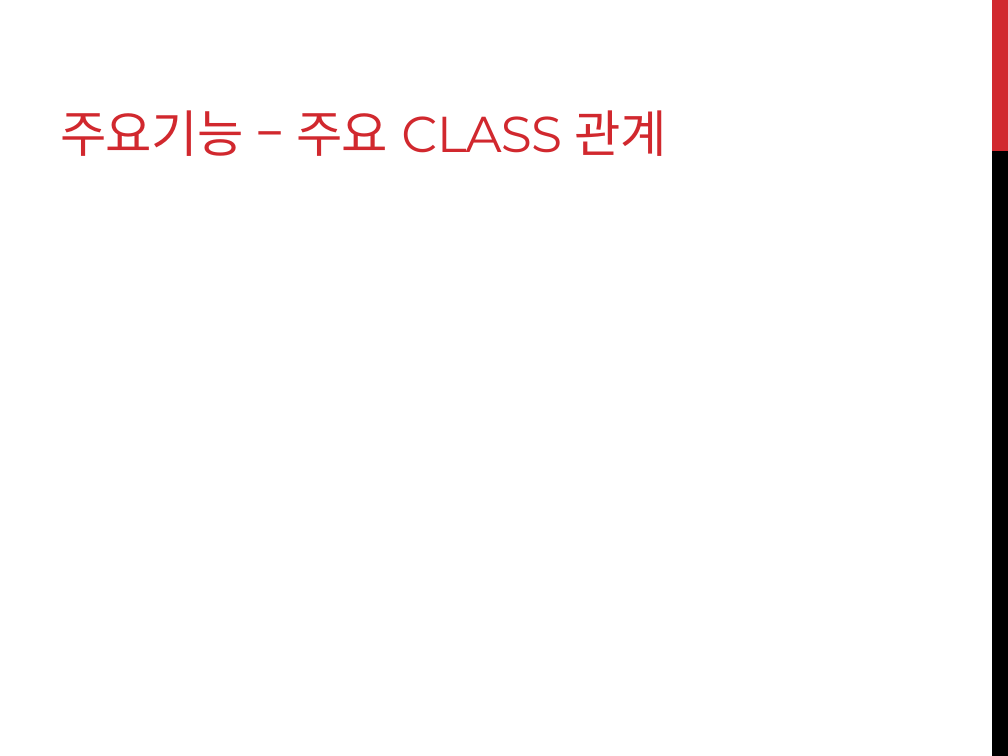
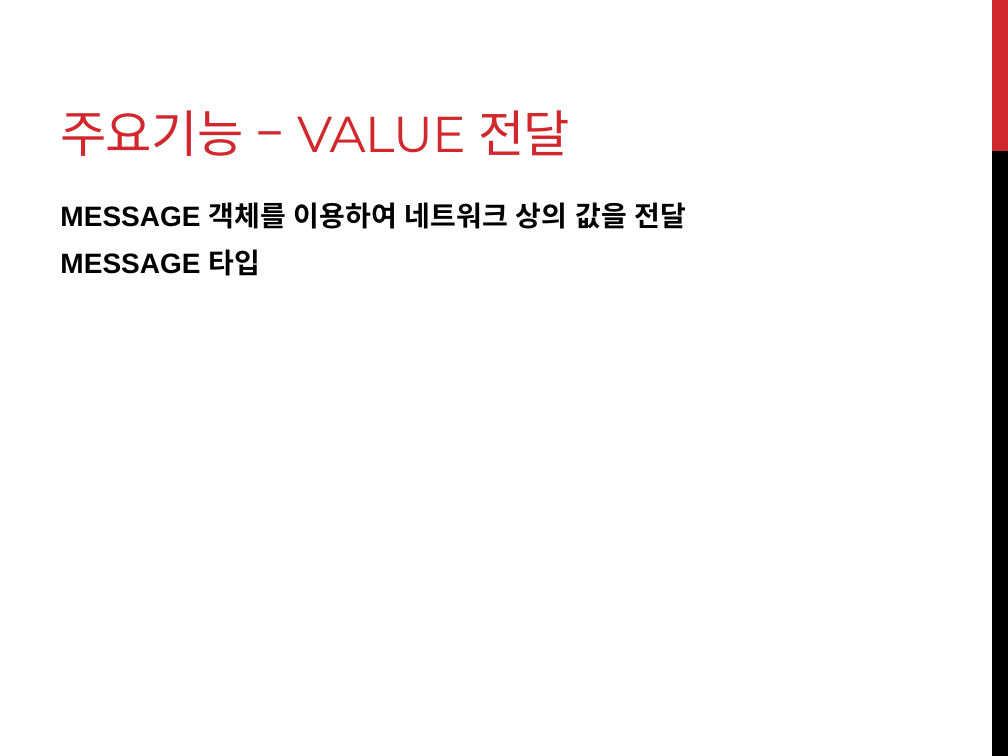
Before and after one commit to jinlee10/javaminiproj, a slide deck: slide 13 of Java_mini_proj_home/java_proj_PPT.pptx. Drawn at 1008x756 pixels with LibreOffice and Linux fonts; fonts in the diff are those of the drawing. Boxes give left, top, right and bottom in pixels: in the first picture for what was removed or moved away, otherwise in the second. Text is boxed around its words. In the diff, an @@ line names an element or a change of style, - is before the commit and + after.

```diff
--- a/Java_mini_proj_home/java_proj_PPT.pptx
+++ b/Java_mini_proj_home/java_proj_PPT.pptx
@@ title at <box>60,110,570,156</box>: text changed @@
-주요기능 – 주요 CLASS 관계
+주요기능 – VALUE 전달
@@ text added at <box>60,202,687,276</box>, 20 pt, text #000000, bold @@
+MESSAGE 객체를 이용하여 네트워크 상의 값을 전달
+MESSAGE 타입
```
Also in this commit, not shown: 1 other slide changed, 4 slides added, 2 other files.
